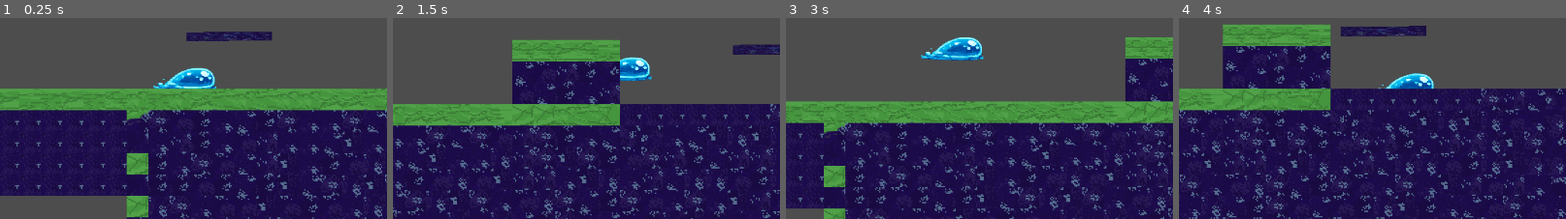
Above: before the commit, frames 1-4 (left to right).
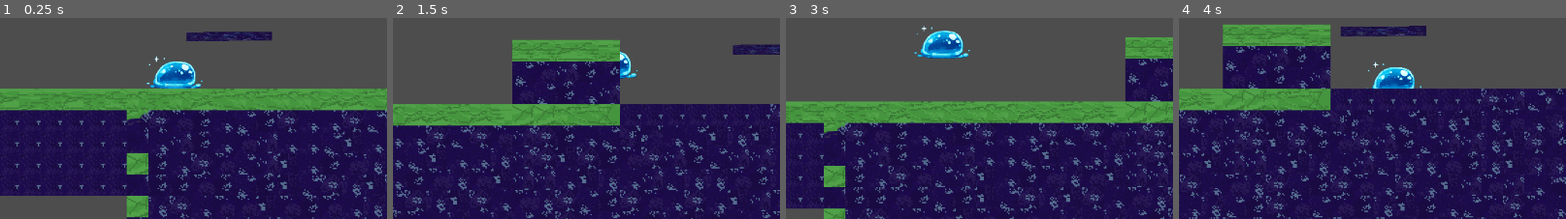
Above: after the commit, the same moments.

Repository: P-Seminar-Pindl/Moritz-und-Paul
Game: Godot game, scene res://Assets/Scenes/Berreiche/gameplay.tscn
Two runs of this game, one before a commit and one after it. Both use one fixed random seed, a clock stepped at 60 frames per second and the inputs below.
Inputs:
- Up to frame 1 (0.25 s): no input
- Up to frame 2 (1.5 s): tap Enter (ui_accept) at 0.5 s; hold D (move_right) from 0.53 s (still down); tap Space (jump) at 0.6, 0.77, 1.07, 1.35 s
- Up to frame 3 (3 s): tap Space (jump) at 1.52, 1.82, 2.1, 2.85 s; release D (move_right) at 2.03 s; hold A (move_left) 2.03-2.78 s; hold D (move_right) from 2.78 s (still down)
- Up to frame 4 (4 s): keep holding D (move_right); tap Space (jump) at 3.02, 3.32, 3.6, 3.77 s
The pictures show only the part of the screen within x 27-76%, y 30-80%; the shares and areas given below are measured in that part.

The runs differ from the first frame. In frame 1, 1.7% of the frame differs, in the area x 37-56%, y 18-36%; in frame 2, 0.9%; in frame 3, 1.9%, in the area x 33-52%, y 3-22%; in frame 4, 1.3%.

Commit message:
Apply local scene changes (player)

Diff:
--- a/Assets/Scenes/player.tscn
+++ b/Assets/Scenes/player.tscn
@@ -100,18 +100,25 @@
 script = ExtResource("1_7dd06")
 camera = NodePath("Camera2D")
 
+[node name="Camera2D" type="Camera2D" parent="."]
+zoom = Vector2(2, 2)
+position_smoothing_enabled = true
+position_smoothing_speed = 8.0
+
+[node name="AgentAnimator" type="Node2D" parent="."]
+
+[node name="AnimationPlayer" type="AnimationPlayer" parent="AgentAnimator"]
+root_node = NodePath("../..")
+
 [node name="AnimatedSprite2D" type="AnimatedSprite2D" parent="."]
 position = Vector2(-2.499998, -39.499996)
 scale = Vector2(0.22352941, 0.21484376)
 sprite_frames = SubResource("SpriteFrames_fs5wo")
-animation = &"jump"
+animation = &"Idle"
+frame = 2
+frame_progress = 1.0
 
 [node name="CollisionShape2D" type="CollisionShape2D" parent="."]
 position = Vector2(-5.125, -32)
 shape = SubResource("RectangleShape2D_38rej")
 one_way_collision = true
-
-[node name="Camera2D" type="Camera2D" parent="."]
-zoom = Vector2(2, 2)
-position_smoothing_enabled = true
-position_smoothing_speed = 8.0
